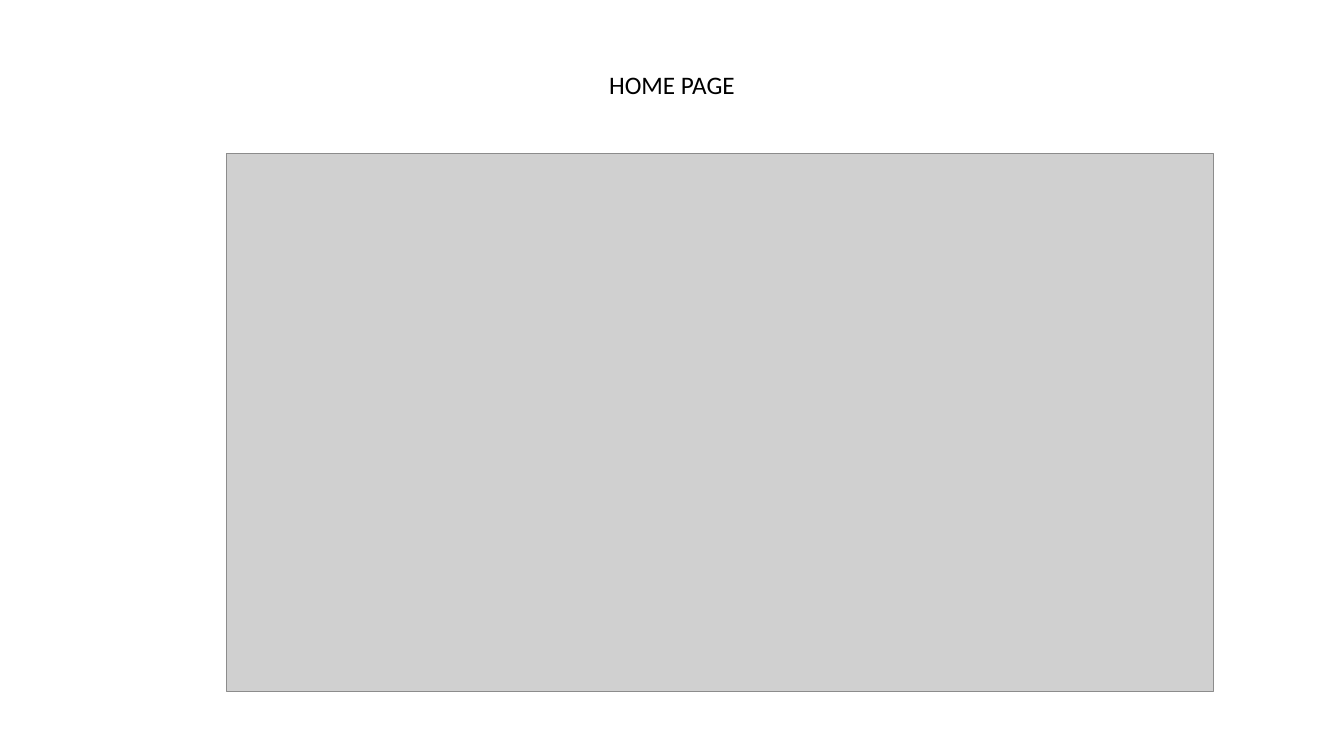
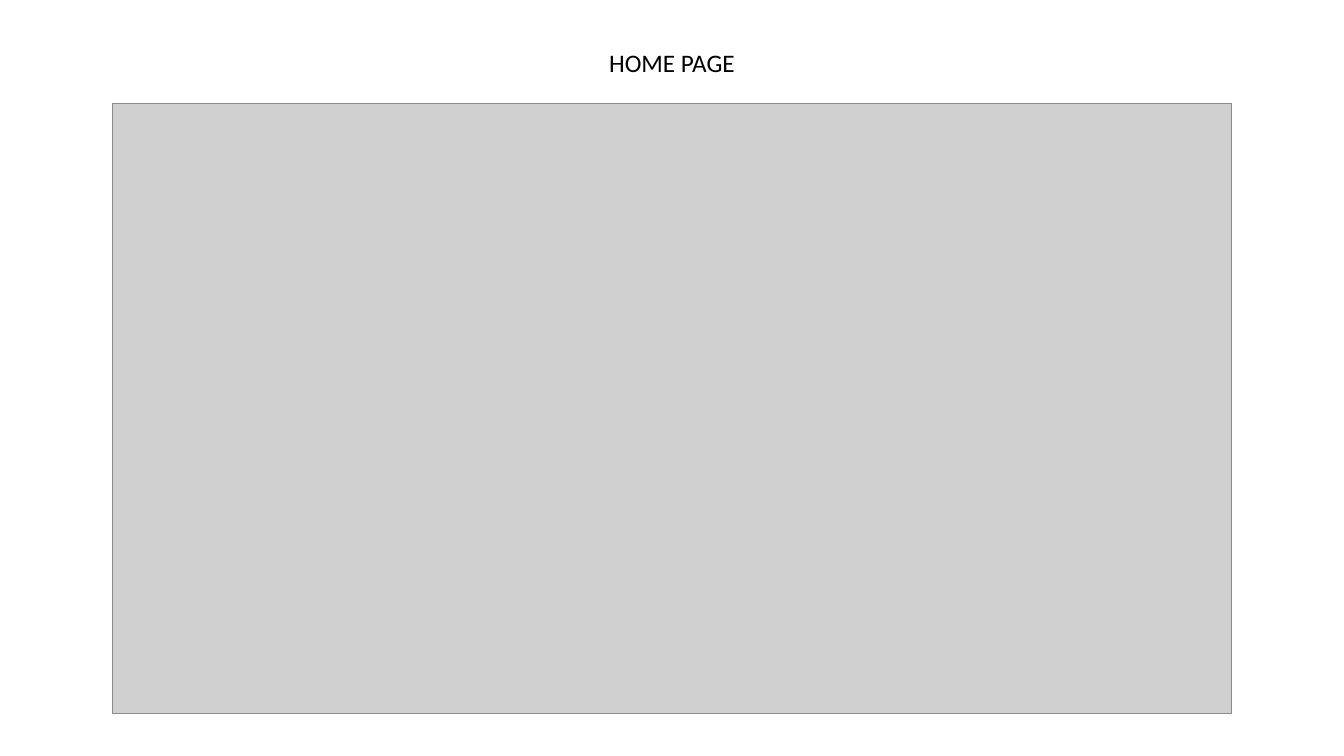
Before and after one commit to giuseppebuccheri/TIW2024, a slide deck: slide 16 of docs/Documentation164.pptx. Drawn at 1344x756 pixels with LibreOffice and Linux fonts; fonts in the diff are those of the drawing; grey boxes stand for pictures. Boxes give left, top, right and bottom in pixels: in the first picture for what was removed or moved away, otherwise in the second. Text is boxed around its words. In the diff, an @@ line names an element or a change of style, - is before the commit and + after.

```diff
--- a/docs/Documentation164.pptx
+++ b/docs/Documentation164.pptx
@@ text "HOME PAGE": place and size @@
-text "HOME PAGE" at [609,77,735,94]
+text "HOME PAGE" at [609,55,735,72]
@@ picture: place and size @@
-picture at [227,153,1214,692]
+picture at [113,104,1232,714]
```
Also in this commit, not shown: 18 other files.
